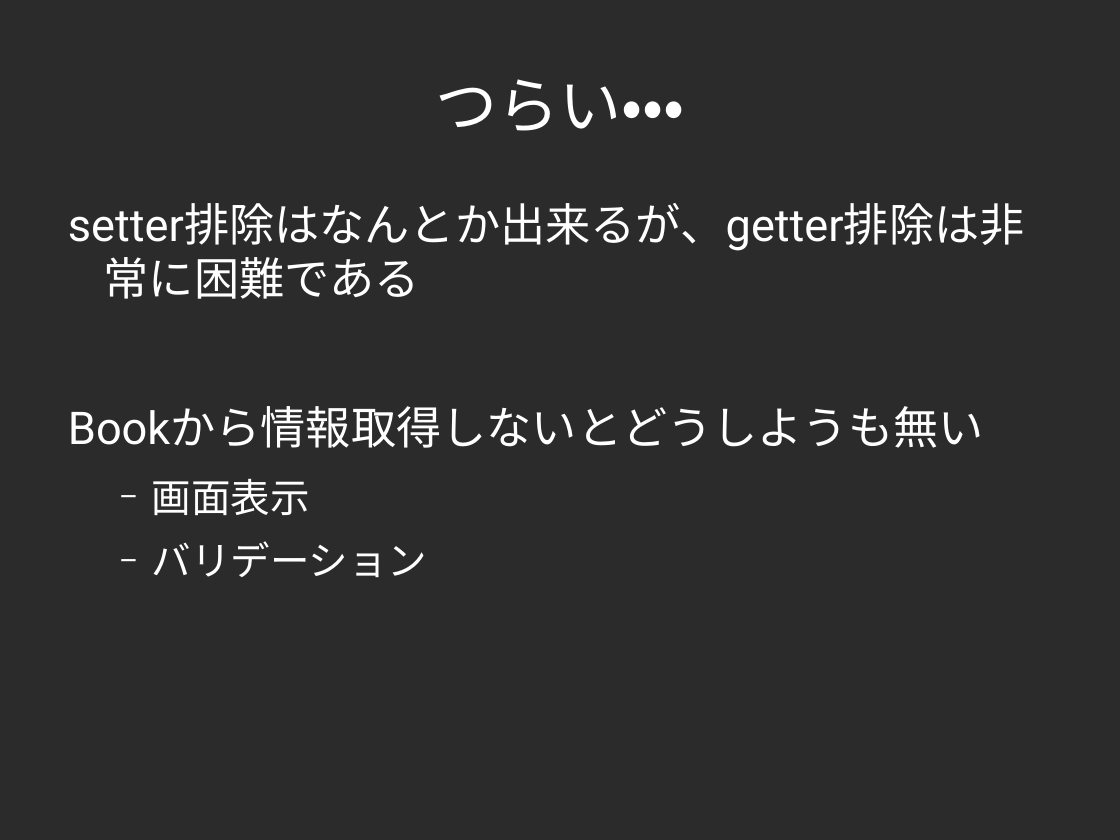
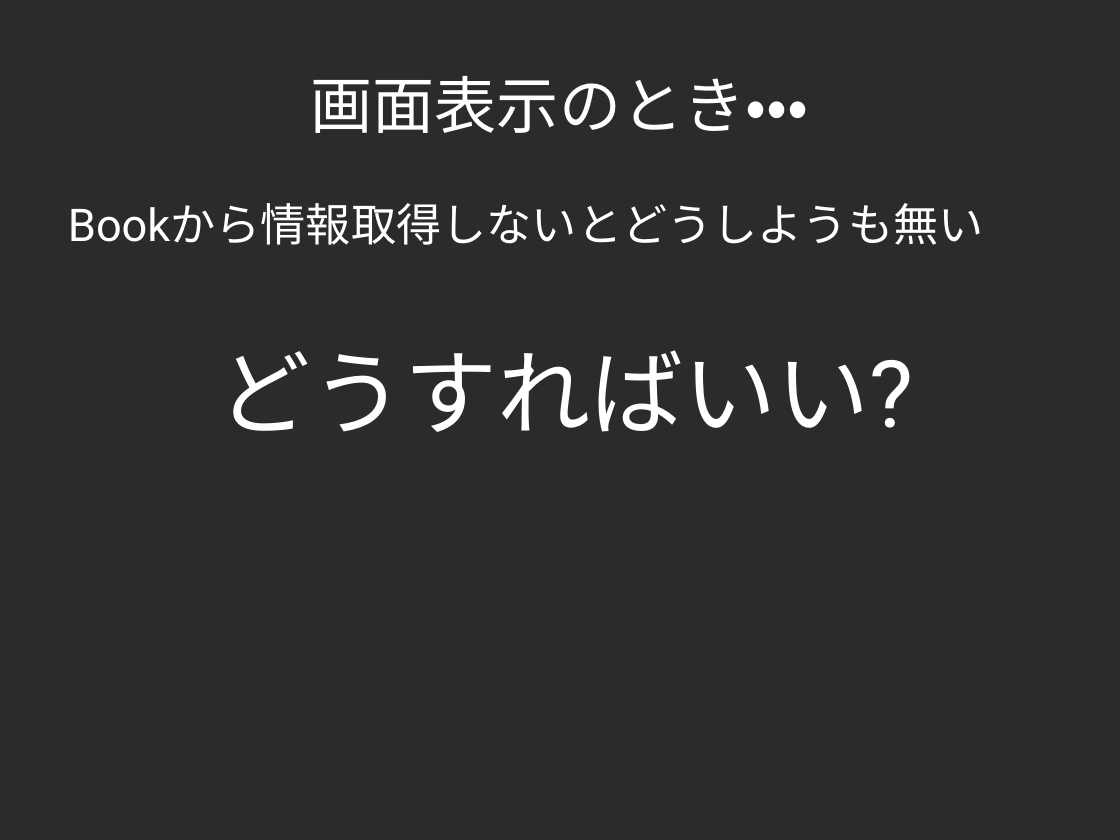
Before and after one commit to yojik/yojik-lib, a slide deck: slide 27 of 2009devsumi/oo_exercise/doc/devsum.odp (slide 22 before the commit). Drawn at 1120x840 pixels with LibreOffice and Linux fonts; fonts in the diff are those of the drawing; background and template pictures are left out; a plain dark background stands for a picture behind light text. Boxes give left, top, right and bottom in pixels: in the first picture for what was removed or moved away, otherwise in the second. Text is boxed around its words. In the diff, an @@ line names an element or a change of style, - is before the commit and + after.

```diff
--- a/2009devsumi/oo_exercise/doc/devsum.odp
+++ b/2009devsumi/oo_exercise/doc/devsum.odp
@@ title at box(311, 76, 809, 133): text changed @@
-つらい・・・
+画面表示のとき・・・
@@ text at box(68, 203, 1025, 251): paragraph removed @@
-setter排除はなんとか出来るが、getter排除は非常に困難である
@@ text at box(218, 350, 914, 432): text changed; size 28 to 66 pt; font Arial to Roboto @@
-  − 画面表示
-  − バリデーション
+どうすればいい?
```
Also in this commit, not shown: 13 other slides changed, 10 slides added, 7 slides removed.
